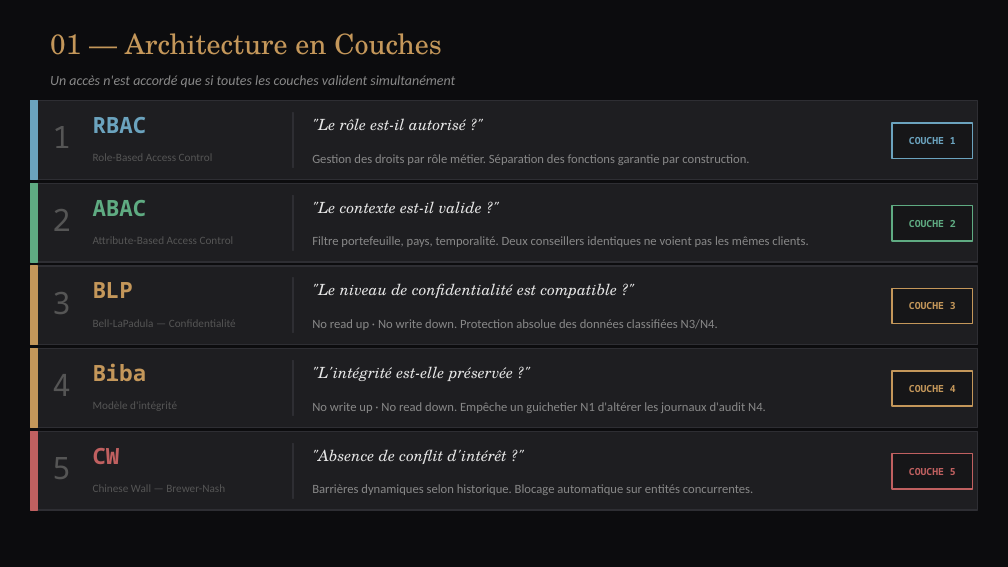
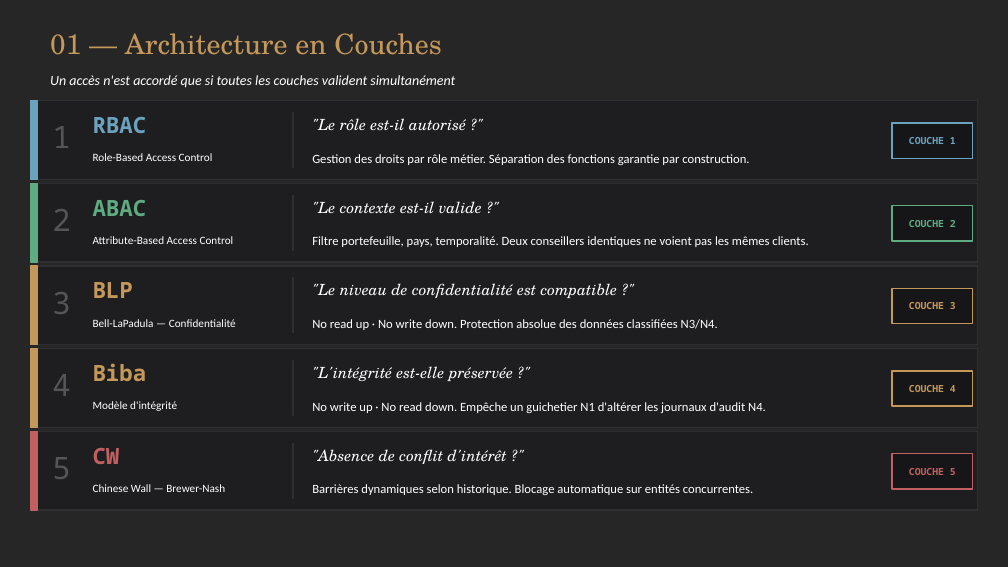
Before and after one commit to AchrafHasnaoui31/access-controle-system-for-an-internationale-bank-, a slide deck: slide 2 of banque_controle_acces.pptx. Drawn at 1008x567 pixels with LibreOffice and Linux fonts; fonts in the diff are those of the drawing. Boxes give left, top, right and bottom in pixels: in the first picture for what was removed or moved away, otherwise in the second. Text is boxed around its words. In the diff, an @@ line names an element or a change of style, - is before the commit and + after.

```diff
--- a/banque_controle_acces.pptx
+++ b/banque_controle_acces.pptx
@@ background #0C0C0E to #262626 @@
@@ text colour #E5E5E5 to #FFFFFF in 5 elements at (312,118,466,131), (312,201,482,214), (312,283,618,298), (312,366,513,381), (312,449,507,464) @@
@@ text colour #555555 to #FFFFFF in 5 elements at (93,153,213,161), (93,236,234,244), (93,319,236,327), (93,401,177,411), (93,484,225,492) @@
@@ text colour #888888 to #FFFFFF in 6 elements at (50,75,455,88), (312,154,749,165), (312,236,808,247), (312,319,718,330), (312,402,766,413), (312,484,753,495) @@
```
Also in this commit, not shown: 10 other slides changed.
